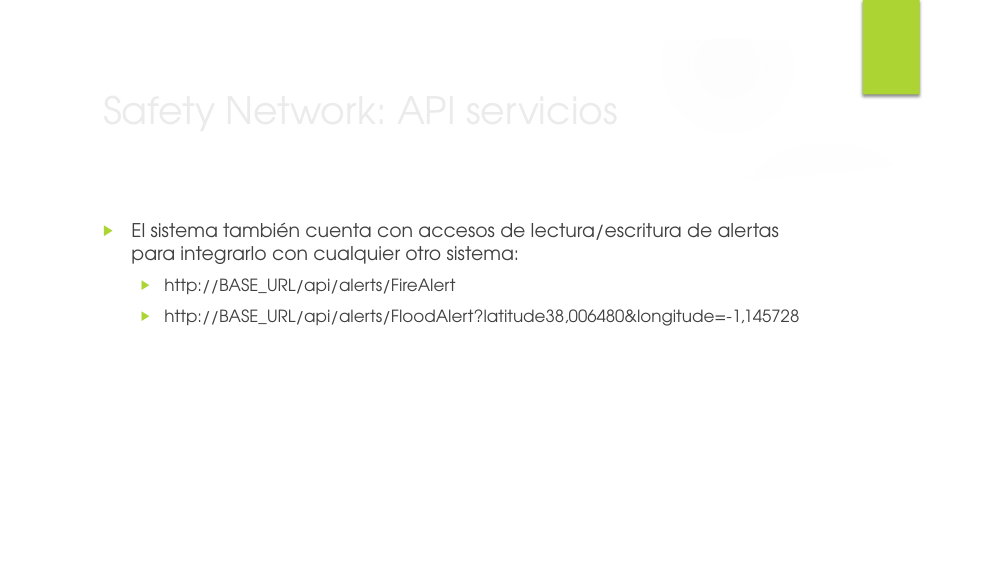
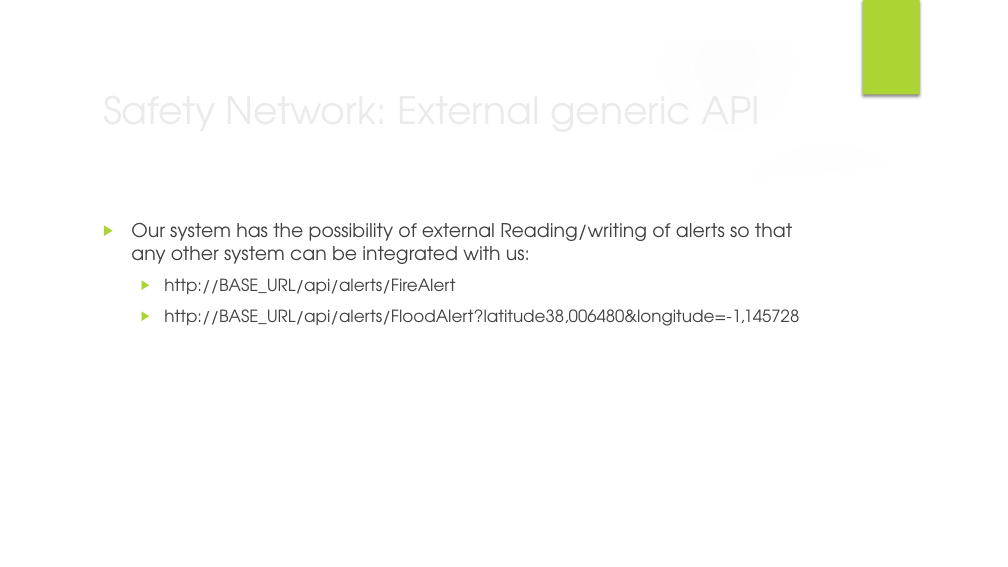
Before and after one commit to javieraviles/spaceappschallenge, a slide deck: slide 9 of Documentation/project_slide.pptx. Drawn at 1008x567 pixels with LibreOffice and Linux fonts; fonts in the diff are those of the drawing; background and template pictures are left out. Boxes give left, top, right and bottom in pixels: in the first picture for what was removed or moved away, otherwise in the second. Text is boxed around its words. In the diff, an @@ line names an element or a change of style, - is before the commit and + after.

```diff
--- a/Documentation/project_slide.pptx
+++ b/Documentation/project_slide.pptx
@@ text at (131,223,792,264): text changed @@
-▶ El sistema también cuenta con accesos de lectura/escritura de alertas para integrarlo con cualquier otro sistema:
+▶ Our system has the possibility of external Reading/writing of alerts so that any other system can be integrated with us:
@@ title at (164,223,495,294): text changed @@
-Safety Network: API servicios
+Safety Network: External generic API
```
Also in this commit, not shown: 8 other slides changed, 2 other files.
